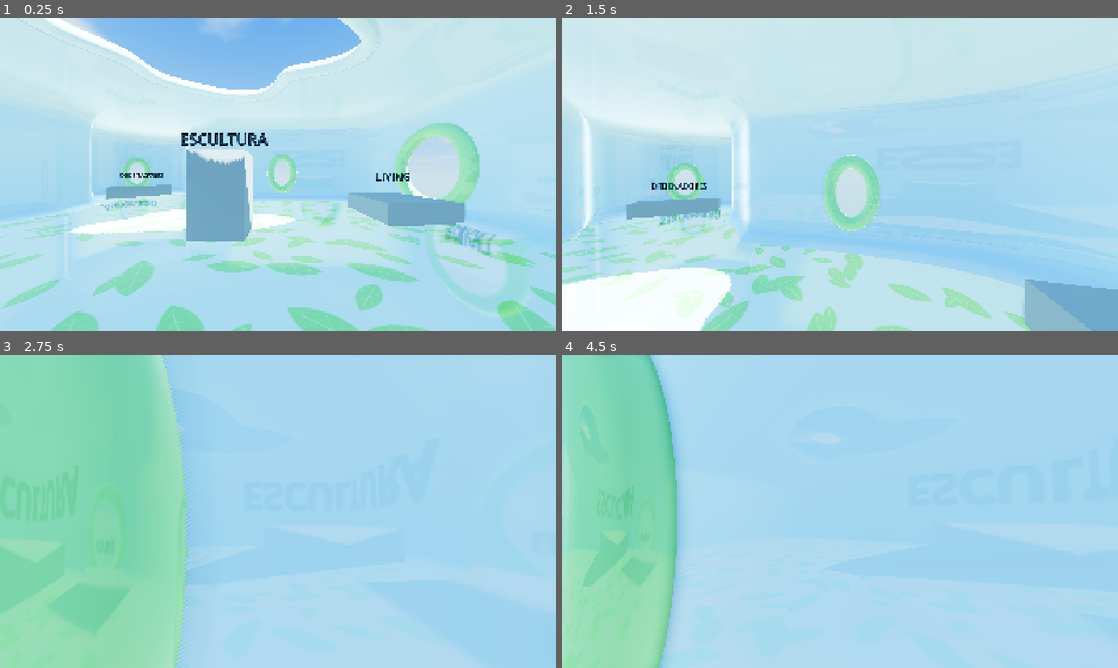
Above: before the commit, frames 1-4 (two rows, left to right).
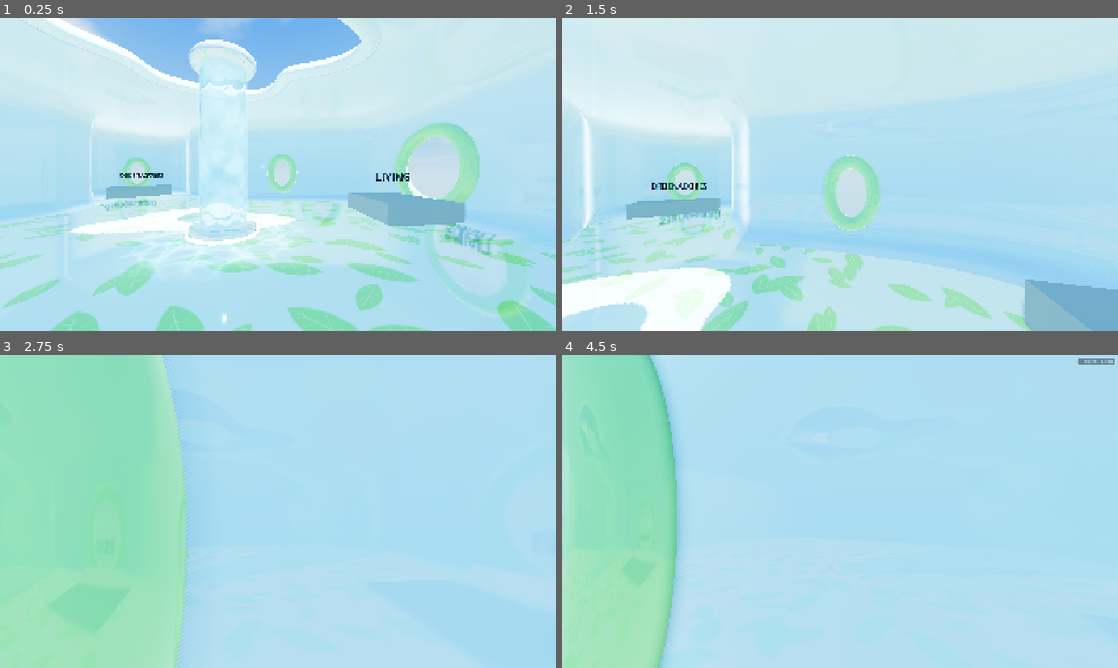
Above: after the commit, the same moments.

Repository: Nikode17/frutiger-aero-game
Game: Godot game, scene res://scenes/main.tscn
Same seed, same stepped clock (60 frames per second), same inputs: the game is played once before the commit and once after it.
Inputs (mouse positions are in pixels of both pictures, inside the frame that each line leads up to):
- Up to frame 1 (0.25 s): no input
- Up to frame 2 (1.5 s): tap Enter at 0.5 s; move the mouse to (867, 174) at 0.52 s; hold Shift (sprint) 0.53-1.28 s; hold W (move_forward) from 0.53 s (still down); tap Space (jump) at 0.77 s; move the mouse to (812, 174) at 1.27 s; tap Shift (sprint) at 1.35 s
- Up to frame 3 (2.75 s): keep holding W (move_forward); tap Space (jump) at 1.52 s; move the mouse to (289, 505) at 2.02 s; hold Shift (sprint) from 2.03 s (still down)
- Up to frame 4 (4.5 s): keep holding W (move_forward); move the mouse to (834, 517) at 2.77 s; release Shift (sprint) at 2.78 s; tap Shift (sprint) at 2.85, 4.35 s; tap Space (jump) at 3.02, 3.77 s; move the mouse to (878, 514) at 3.52 s; hold Shift (sprint) 3.53-4.28 s; tap F3 (toggle_fps, bound only after the commit) at 4.15 s; move the mouse to (795, 508) at 4.27 s

The runs differ from the first frame. In frame 1, 6.7% of the frame differs, in the area x 7-86%, y 1-98%; in frame 2, 1.4%; in frame 3, 2.6%; in frame 4, 1.9%.

Commit message:
feat: columna de agua con burbujas y contador de FPS (fase 2b-1)
- water_column.tscn/.gd: tubo de cristal, agua cian que refracta el fondo con
  ondulaciones, burbujas GPUParticles3D con shader fresnel iridiscente, base y
  remate glossy con anillo emisivo, luces cian, cáusticas procedurales y colisión
- Sustituye el bloque gris de la escultura en area_01
- Autoload DebugOverlay: contador de FPS con F3 (acción toggle_fps)

Co-Authored-By: Claude Fable 5.1 <noreply@anthropic.com>

Diff:
--- /dev/null
+++ b/assets/shaders/aero_water.gdshader
@@ -0,0 +1,66 @@
+// Agua azul-cian de la columna: refracta el fondo (textura de pantalla) con
+// ondulaciones lentas, lo tiñe de cian y añade un poco de luz propia. Es "unshaded"
+// para no iluminar dos veces el fondo ya iluminado; los brillos los pone el cristal.
+// La refracción va aquí y no en el cristal para no borrar las burbujas.
+shader_type spatial;
+render_mode blend_mix, depth_draw_never, cull_back, unshaded;
+
+uniform sampler2D screen_texture : hint_screen_texture, repeat_disable, filter_linear_mipmap;
+uniform vec3 water_color : source_color = vec3(0.22, 0.72, 1.0);
+uniform float tint_amount : hint_range(0.0, 1.0) = 0.5;
+uniform float fresnel_tint : hint_range(0.0, 1.0) = 0.35;
+uniform float fresnel_power : hint_range(0.5, 8.0) = 2.5;
+uniform float emission_strength : hint_range(0.0, 3.0) = 0.3;
+uniform float refraction_strength : hint_range(0.0, 0.2) = 0.05;
+uniform float wave_speed = 0.25;
+uniform float wave_scale = 1.6;
+uniform float wave_strength : hint_range(0.0, 1.0) = 0.35;
+
+varying vec3 local_pos;
+
+void vertex() {
+	local_pos = VERTEX;
+}
+
+float hash3(vec3 p) {
+	p = fract(p * vec3(0.1031, 0.1030, 0.0973));
+	p += dot(p, p.yxz + 33.33);
+	return fract((p.x + p.y) * p.z);
+}
+
+float vnoise3(vec3 p) {
+	vec3 i = floor(p);
+	vec3 f = fract(p);
+	f = f * f * (3.0 - 2.0 * f);
+	float n000 = hash3(i);
+	float n100 = hash3(i + vec3(1.0, 0.0, 0.0));
+	float n010 = hash3(i + vec3(0.0, 1.0, 0.0));
+	float n110 = hash3(i + vec3(1.0, 1.0, 0.0));
+	float n001 = hash3(i + vec3(0.0, 0.0, 1.0));
+	float n101 = hash3(i + vec3(1.0, 0.0, 1.0));
+	float n011 = hash3(i + vec3(0.0, 1.0, 1.0));
+	float n111 = hash3(i + vec3(1.0, 1.0, 1.0));
+	float nx00 = mix(n000, n100, f.x);
+	float nx10 = mix(n010, n110, f.x);
+	float nx01 = mix(n001, n101, f.x);
+	float nx11 = mix(n011, n111, f.x);
+	float nxy0 = mix(nx00, nx10, f.y);
+	float nxy1 = mix(nx01, nx11, f.y);
+	return mix(nxy0, nxy1, f.z);
+}
+
+void fragment() {
+	vec3 p = local_pos * wave_scale - vec3(0.0, TIME * wave_speed, 0.0);
+	float n = vnoise3(p * 2.0) * 0.6 + vnoise3(p * 4.3 + 7.1) * 0.4;
+	float n2 = vnoise3(p * 3.1 + vec3(11.0, 0.0, 5.0));
+	float fres = pow(1.0 - clamp(dot(NORMAL, VIEW), 0.0, 1.0), fresnel_power);
+
+	// Fondo refractado: desplazamiento por la curvatura (normal en vista) y por las ondas
+	vec2 offset = NORMAL.xy * refraction_strength + (vec2(n, n2) - 0.5) * refraction_strength * 0.8;
+	vec3 bg = texture(screen_texture, SCREEN_UV - offset).rgb;
+
+	vec3 col = water_color * (0.85 + wave_strength * (n - 0.5));
+	float t = clamp(tint_amount + fres * fresnel_tint, 0.0, 1.0);
+	ALBEDO = mix(bg, col, t) + col * emission_strength * (0.6 + 0.8 * n);
+	ALPHA = 1.0;
+}
--- /dev/null
+++ b/assets/shaders/bubble.gdshader
@@ -0,0 +1,38 @@
+// Burbuja: centro casi transparente, borde con fresnel iridiscente y un brillo fijo
+// en pantalla para que siempre se lea como una esfera brillante. COLOR.a viene de la
+// rampa de color de las partículas (aparecer y desvanecerse).
+shader_type spatial;
+render_mode blend_mix, depth_draw_never, cull_back;
+
+uniform vec3 tint : source_color = vec3(0.82, 0.96, 1.0);
+uniform float rim_power : hint_range(0.5, 8.0) = 2.2;
+uniform float rim_alpha : hint_range(0.0, 1.0) = 1.0;
+uniform float center_alpha : hint_range(0.0, 1.0) = 0.14;
+uniform float iridescence : hint_range(0.0, 1.0) = 0.6;
+uniform float highlight_strength : hint_range(0.0, 3.0) = 1.6;
+uniform float emission_strength : hint_range(0.0, 2.0) = 0.7;
+// Altura (mundo) a la que las burbujas desaparecen y tramo de desvanecimiento previo
+uniform float clip_top = 100.0;
+uniform float fade_height = 0.4;
+
+void fragment() {
+	float world_y = (INV_VIEW_MATRIX * vec4(VERTEX, 1.0)).y;
+	if (world_y > clip_top) {
+		discard;
+	}
+	float top_fade = smoothstep(clip_top, clip_top - fade_height, world_y);
+	float ndv = clamp(dot(NORMAL, VIEW), 0.0, 1.0);
+	float fres = pow(1.0 - ndv, rim_power);
+	vec3 irid = 0.5 + 0.5 * cos(TAU * (fres * 1.2 + vec3(0.0, 0.33, 0.67)));
+	vec3 col = mix(tint, irid, iridescence * fres);
+	// Brillo fijo arriba a la izquierda (en espacio de vista)
+	vec3 h_dir = normalize(vec3(-0.45, 0.75, 0.5));
+	float hl = pow(max(dot(NORMAL, h_dir), 0.0), 48.0) * highlight_strength;
+
+	ALBEDO = col;
+	ALPHA = clamp(mix(center_alpha, rim_alpha, fres) + hl, 0.0, 1.0) * COLOR.a * top_fade;
+	EMISSION = col * (emission_strength * fres + hl);
+	METALLIC = 0.0;
+	ROUGHNESS = 0.05;
+	SPECULAR = 1.0;
+}
--- /dev/null
+++ b/assets/shaders/caustics.gdshader
@@ -0,0 +1,63 @@
+// Cáusticas suaves de agua proyectadas en el suelo alrededor de la columna:
+// dos capas de Voronoi animado (bordes brillantes) en un anillo que se desvanece.
+// Aditivo y sin iluminación: se suma sobre el suelo como si fuera luz.
+shader_type spatial;
+render_mode blend_add, unshaded, depth_draw_never, cull_back;
+
+uniform vec3 caustic_color : source_color = vec3(0.55, 0.9, 1.0);
+uniform float intensity : hint_range(0.0, 3.0) = 0.55;
+uniform float pattern_scale = 1.3;
+uniform float speed = 0.35;
+uniform float inner_radius = 0.9;
+uniform float outer_radius = 2.6;
+
+varying vec3 local_pos;
+
+void vertex() {
+	local_pos = VERTEX;
+}
+
+vec2 hash22(vec2 p) {
+	vec3 q = fract(vec3(p.xyx) * vec3(0.1031, 0.1030, 0.0973));
+	q += dot(q, q.yzx + 33.33);
+	return fract((q.xx + q.yz) * q.zy);
+}
+
+// Devuelve (F1, F2): distancias al punto más cercano y al segundo
+vec2 voronoi(vec2 p, float t) {
+	vec2 cell = floor(p);
+	vec2 f = fract(p);
+	float f1 = 8.0;
+	float f2 = 8.0;
+	for (int j = -1; j <= 1; j++) {
+		for (int i = -1; i <= 1; i++) {
+			vec2 g = vec2(float(i), float(j));
+			vec2 h = hash22(cell + g);
+			vec2 o = 0.5 + 0.4 * sin(t + TAU * h);
+			float d = length(g + o - f);
+			if (d < f1) {
+				f2 = f1;
+				f1 = d;
+			} else if (d < f2) {
+				f2 = d;
+			}
+		}
+	}
+	return vec2(f1, f2);
+}
+
+void fragment() {
+	vec2 p = local_pos.xz;
+	float r = length(p);
+	float fade = smoothstep(outer_radius, inner_radius + 0.4, r)
+			* smoothstep(inner_radius - 0.15, inner_radius + 0.25, r);
+	vec2 uv = p * pattern_scale;
+	vec2 v1 = voronoi(uv, TIME * speed);
+	vec2 v2 = voronoi(uv * 1.6 + 5.3, -TIME * speed * 0.7);
+	float c1 = exp(-(v1.y - v1.x) * 6.0);
+	float c2 = exp(-(v2.y - v2.x) * 6.0);
+	float c = c1 * 0.7 + c2 * 0.45;
+
+	ALBEDO = caustic_color * c * intensity * fade;
+	ALPHA = 1.0;
+}
--- a/project.godot
+++ b/project.godot
@@ -18,6 +18,7 @@
 [autoload]
 
 MusicManager="*res://scripts/autoload/music_manager.gd"
+DebugOverlay="*res://scripts/autoload/debug_overlay.gd"
 
 [display]
 
@@ -63,6 +64,11 @@
 "events": [Object(InputEventKey,"resource_local_to_scene":false,"resource_name":"","device":-1,"window_id":0,"alt_press …(195 unchanged characters)…
 ]
 }
+toggle_fps={
+"deadzone": 0.2,
+"events": [Object(InputEventKey,"resource_local_to_scene":false,"resource_name":"","device":-1,"window_id":0,"alt_pressed":false,"shift_pressed":false,"ctrl_pressed":false,"meta_pressed":false,"pressed":false,"keycode":0,"physical_keycode":4194334,"key_label":0,"unicode":0,"location":0,"echo":false,"script":null)
+]
+}
 
 [rendering]
 
--- a/scenes/areas/area_01/area_01.tscn
+++ b/scenes/areas/area_01/area_01.tscn
@@ -1,10 +1,11 @@
-[gd_scene load_steps=20 format=3]
+[gd_scene load_steps=19 format=3]
 
 [ext_resource type="Script" path="res://scenes/areas/area_01/room_shell.gd" id="1_shell"]
 [ext_resource type="Script" path="res://scenes/areas/area_01/room_window.gd" id="1_window"]
 [ext_resource type="Shader" path="res://assets/shaders/leaf_floor.gdshader" id="2_leaf"]
 [ext_resource type="Shader" path="res://assets/shaders/aero_wall.gdshader" id="3_wall"]
 [ext_resource type="Shader" path="res://assets/shaders/aero_sky.gdshader" id="4_sky"]
+[ext_resource type="PackedScene" path="res://scenes/areas/area_01/water_column.tscn" id="5_column"]
 
 [sub_resource type="ShaderMaterial" id="ShaderMaterial_floor"]
 shader = ExtResource("2_leaf")
@@ -92,12 +93,6 @@
 albedo_color = Color(0.6, 0.62, 0.65, 1)
 roughness = 0.7
 
-[sub_resource type="BoxMesh" id="BoxMesh_sculpture"]
-size = Vector3(1.4, 2.2, 1.4)
-
-[sub_resource type="BoxShape3D" id="BoxShape3D_sculpture"]
-size = Vector3(1.4, 2.2, 1.4)
-
 [sub_resource type="BoxMesh" id="BoxMesh_living"]
 size = Vector3(3.4, 0.7, 2.4)
 
@@ -147,26 +142,9 @@
 [node name="SpawnPoint" type="Marker3D" parent="."]
 transform = Transform3D(1, 0, 0, 0, 1, 0, 0, 0, 1, 1.5, 0.05, 5.2)
 
+[node name="WaterColumn" parent="." instance=ExtResource("5_column")]
+
 [node name="Placeholders" type="Node3D" parent="."]
-
-[node name="Sculpture" type="StaticBody3D" parent="Placeholders"]
-transform = Transform3D(1, 0, 0, 0, 1, 0, 0, 0, 1, 0, 1.1, 0)
-
-[node name="MeshInstance3D" type="MeshInstance3D" parent="Placeholders/Sculpture"]
-mesh = SubResource("BoxMesh_sculpture")
-surface_material_override/0 = SubResource("StandardMaterial3D_placeholder")
-
-[node name="CollisionShape3D" type="CollisionShape3D" parent="Placeholders/Sculpture"]
-shape = SubResource("BoxShape3D_sculpture")
-
-[node name="Label3D" type="Label3D" parent="Placeholders/Sculpture"]
-transform = Transform3D(1, 0, 0, 0, 1, 0, 0, 0, 1, 0, 1.5, 0)
-pixel_size = 0.006
-billboard = 1
-modulate = Color(0.2, 0.28, 0.35, 1)
-text = "ESCULTURA"
-font_size = 72
-outline_size = 8
 
 [node name="Living" type="StaticBody3D" parent="Placeholders"]
 transform = Transform3D(0, 0, 1, 0, 1, 0, -1, 0, 0, 6.2, 0.35, -2.4)
--- /dev/null
+++ b/scenes/areas/area_01/water_column.gd
@@ -0,0 +1,237 @@
+@tool
+class_name WaterColumn
+extends Node3D
+## Escultura central: tubo de cristal con agua cian luminosa y burbujas subiendo,
+## base y remate redondeados, luz cian y cáusticas en el suelo. Todo se construye
+## por código a partir de los parámetros exportados.
+
+@export_tool_button("Reconstruir columna") var rebuild_action: Callable = _build
+
+@export_group("Geometría")
+@export var column_height: float = 4.8      # De suelo a techo
+@export var radius: float = 0.65            # Radio exterior del cristal
+@export var glass_thickness: float = 0.04
+@export var cap_height: float = 0.3         # Altura de base y remate
+@export var cap_overhang: float = 0.1       # Cuánto sobresale la base respecto al cristal
+
+@export_group("Materiales")
+@export var glass_material: Material
+@export var water_material: Material
+@export var bubble_material: Material
+@export var cap_material: Material
+@export var glow_material: Material
+@export var caustics_material: Material
+
+@export_group("Colores")
+@export var water_color: Color = Color(0.22, 0.72, 1.0)
+@export var glow_color: Color = Color(0.3, 0.9, 1.0)
+
+@export_group("Burbujas")
+@export_range(0, 600) var bubble_amount: int = 170
+@export_range(0.05, 3.0, 0.01) var bubble_speed: float = 0.45       # m/s
+@export_range(0.0, 0.9, 0.01) var bubble_speed_variation: float = 0.2
+@export var bubble_min_size: float = 0.05                            # diámetro (m)
+@export var bubble_max_size: float = 0.14
+@export_range(0.0, 1.0, 0.01) var bubble_wobble: float = 0.15        # bamboleo lateral
+
+@export_group("Luz")
+@export var light_energy: float = 0.7
+@export var light_range: float = 7.0
+@export var base_glow_energy: float = 1.2
+@export_range(0.0, 3.0, 0.05) var caustics_intensity: float = 0.55
+@export var caustics_radius: float = 1.8
+
+const META_GENERATED := &"water_column_generated"
+
+
+func _ready() -> void:
+	_build()
+
+
+func _build() -> void:
+	for child in get_children():
+		if child.has_meta(META_GENERATED):
+			remove_child(child)
+			child.queue_free()
+
+	var rt := cap_height * 0.5                       # radio del tubo del toro de los remates
+	var cap_outer := radius + cap_overhang + rt      # radio exterior de base y remate
+	var y0 := cap_height * 0.6                       # inicio del cristal
+	var y1 := column_height - cap_height * 0.6       # final del cristal
+	var glass_h := y1 - y0
+	var glass_center := (y0 + y1) * 0.5
+
+	# Cristal (abierto arriba y abajo, cubierto por los remates)
+	var glass_mesh := CylinderMesh.new()
+	glass_mesh.top_radius = radius
+	glass_mesh.bottom_radius = radius
+	glass_mesh.height = glass_h
+	glass_mesh.radial_segments = 48
+	glass_mesh.rings = 1
+	glass_mesh.cap_top = false
+	glass_mesh.cap_bottom = false
+	_add_mesh("Glass", glass_mesh, glass_material, Vector3(0, glass_center, 0), false)
+
+	# Agua interior
+	var water_mesh := CylinderMesh.new()
+	water_mesh.top_radius = radius - glass_thickness
+	water_mesh.bottom_radius = radius - glass_thickness
+	water_mesh.height = glass_h - 0.02
+	water_mesh.radial_segments = 48
+	water_mesh.rings = 8
+	_add_mesh("Water", water_mesh, water_material, Vector3(0, glass_center, 0), false)
+	var wm := water_material as ShaderMaterial
+	if wm:
+		wm.set_shader_parameter("water_color", Vector3(water_color.r, water_color.g, water_color.b))
+
+	# Burbujas
+	_build_bubbles(y0 + 0.05, glass_h - 0.1, radius - glass_thickness)
+
+	# Base y remate: toro + disco de relleno
+	_build_cap("BaseCap", rt, cap_outer, rt)
+	_build_cap("TopCap", rt, cap_outer, column_height - rt)
+
+	# Anillo emisivo cian en la base
+	var glow_mesh := TorusMesh.new()
+	glow_mesh.inner_radius = cap_outer - 0.01
+	glow_mesh.outer_radius = cap_outer + 0.09
+	glow_mesh.rings = 48
+	glow_mesh.ring_segments = 12
+	_add_mesh("GlowRing", glow_mesh, glow_material, Vector3(0, 0.05, 0), false)
+	var gm := glow_material as StandardMaterial3D
+	if gm:
+		gm.emission = glow_color
+		gm.albedo_color = glow_color
+
+	# Luces
+	var mid_light := OmniLight3D.new()
+	mid_light.name = "WaterLight"
+	mid_light.light_color = glow_color
+	mid_light.light_energy = light_energy
+	mid_light.omni_range = light_range
+	mid_light.light_specular = 0.3
+	mid_light.position = Vector3(0, column_height * 0.5, 0)
+	_add_generated(mid_light)
+
+	var base_light := OmniLight3D.new()
+	base_light.name = "BaseLight"
+	base_light.light_color = glow_color
+	base_light.light_energy = base_glow_energy
+	base_light.omni_range = 3.0
+	base_light.light_specular = 0.0
+	base_light.position = Vector3(0, 0.25, 0)
+	_add_generated(base_light)
+
+	# Cáusticas en el suelo (plano aditivo)
+	var plane := PlaneMesh.new()
+	plane.size = Vector2.ONE * (cap_outer + caustics_radius + 0.4) * 2.0
+	_add_mesh("Caustics", plane, caustics_material, Vector3(0, 0.012, 0), false)
+	var cm := caustics_material as ShaderMaterial
+	if cm:
+		cm.set_shader_parameter("inner_radius", cap_outer + 0.05)
+		cm.set_shader_parameter("outer_radius", cap_outer + caustics_radius)
+		cm.set_shader_parameter("intensity", caustics_intensity)
+		cm.set_shader_parameter("caustic_color", Vector3(glow_color.r, glow_color.g, glow_color.b))
+
+	# Colisión cilíndrica
+	var body := StaticBody3D.new()
+	body.name = "ColumnBody"
+	var shape := CylinderShape3D.new()
+	shape.radius = cap_outer
+	shape.height = column_height
+	var col := CollisionShape3D.new()
+	col.shape = shape
+	col.position = Vector3(0, column_height * 0.5, 0)
+	body.add_child(col)
+	_add_generated(body)
+
+
+func _add_generated(node: Node) -> void:
+	node.set_meta(META_GENERATED, true)
+	add_child(node)
+
+
+func _add_mesh(node_name: String, mesh: Mesh, mat: Material, pos: Vector3, casts_shadow: bool) -> MeshInstance3D:
+	var mi := MeshInstance3D.new()
+	mi.name = node_name
+	mi.mesh = mesh
+	if mat:
+		mi.material_override = mat
+	mi.position = pos
+	if not casts_shadow:
+		mi.cast_shadow = GeometryInstance3D.SHADOW_CASTING_SETTING_OFF
+	_add_generated(mi)
+	return mi
+
+
+func _build_cap(node_name: String, rt: float, outer: float, y: float) -> void:
+	var torus := TorusMesh.new()
+	torus.inner_radius = outer - 2.0 * rt
+	torus.outer_radius = outer
+	torus.rings = 64
+	torus.ring_segments = 16
+	_add_mesh(node_name + "Torus", torus, cap_material, Vector3(0, y, 0), true)
+	var disc := CylinderMesh.new()
+	disc.top_radius = outer - rt
+	disc.bottom_radius = outer - rt
+	disc.height = 2.0 * rt
+	disc.radial_segments = 48
+	_add_mesh(node_name + "Disc", disc, cap_material, Vector3(0, y, 0), true)
+
+
+func _build_bubbles(y_start: float, travel: float, inner_radius: float) -> void:
+	var particles := GPUParticles3D.new()
+	particles.name = "Bubbles"
+	# Se emite a lo largo de toda la altura: así la columna está llena desde el primer
+	# frame. Las burbujas que superan el remate las recorta el shader (clip_top).
+	particles.position = Vector3(0, y_start + travel * 0.5, 0)
+	particles.amount = bubble_amount
+	var v_max := bubble_speed * (1.0 + bubble_speed_variation)
+	var v_min := bubble_speed * (1.0 - bubble_speed_variation)
+	particles.lifetime = travel / maxf(v_min, 0.01)
+	particles.draw_order = GPUParticles3D.DRAW_ORDER_VIEW_DEPTH
+	particles.visibility_aabb = AABB(Vector3(-inner_radius, -travel * 0.5 - 0.1, -inner_radius),
+			Vector3(inner_radius * 2.0, travel * 1.5 + 0.2, inner_radius * 2.0))
+
+	var pm := ParticleProcessMaterial.new()
+	pm.emission_shape = ParticleProcessMaterial.EMISSION_SHAPE_RING
+	pm.emission_ring_axis = Vector3.UP
+	pm.emission_ring_height = travel
+	pm.emission_ring_radius = inner_radius * 0.7
+	pm.emission_ring_inner_radius = 0.0
+	pm.direction = Vector3.UP
+	pm.spread = 0.0
+	pm.initial_velocity_min = bubble_speed * (1.0 - bubble_speed_variation)
+	pm.initial_velocity_max = v_max
+	pm.gravity = Vector3.ZERO
+	pm.scale_min = bubble_min_size
+	pm.scale_max = bubble_max_size
+	pm.turbulence_enabled = bubble_wobble > 0.0
+	pm.turbulence_noise_strength = bubble_wobble
+	pm.turbulence_noise_scale = 2.0
+	pm.turbulence_noise_speed = Vector3(0.2, 0.1, 0.2)
+	pm.turbulence_noise_speed_random = 0.3
+	pm.turbulence_influence_min = 0.02
+	pm.turbulence_influence_max = 0.05
+	# Aparecer y desvanecerse arriba
+	var gradient := Gradient.new()
+	gradient.offsets = PackedFloat32Array([0.0, 0.08, 0.85, 1.0])
+	gradient.colors = PackedColorArray([Color(1, 1, 1, 0), Color(1, 1, 1, 1), Color(1, 1, 1, 1), Color(1, 1, 1, 0)])
+	var ramp := GradientTexture1D.new()
+	ramp.gradient = gradient
+	pm.color_ramp = ramp
+	particles.process_material = pm
+
+	var sphere := SphereMesh.new()
+	sphere.radius = 0.5
+	sphere.height = 1.0
+	sphere.radial_segments = 14
+	sphere.rings = 7
+	particles.draw_pass_1 = sphere
+	if bubble_material:
+		particles.material_override = bubble_material
+		var bm := bubble_material as ShaderMaterial
+		if bm:
+			bm.set_shader_parameter("clip_top", global_position.y + y_start + travel)
+	particles.cast_shadow = GeometryInstance3D.SHADOW_CASTING_SETTING_OFF
+	_add_generated(particles)
--- /dev/null
+++ b/scenes/areas/area_01/water_column.tscn
@@ -0,0 +1,55 @@
+[gd_scene load_steps=11 format=3]
+
+[ext_resource type="Script" path="res://scenes/areas/area_01/water_column.gd" id="1_column"]
+[ext_resource type="Shader" path="res://assets/shaders/aero_water.gdshader" id="2_water"]
+[ext_resource type="Shader" path="res://assets/shaders/bubble.gdshader" id="3_bubble"]
+[ext_resource type="Shader" path="res://assets/shaders/caustics.gdshader" id="4_caustics"]
+
+[sub_resource type="StandardMaterial3D" id="StandardMaterial3D_glass"]
+render_priority = 2
+transparency = 1
+cull_mode = 2
+albedo_color = Color(0.85, 0.95, 1, 0.1)
+metallic = 0.0
+metallic_specular = 1.0
+roughness = 0.02
+clearcoat_enabled = true
+clearcoat = 1.0
+clearcoat_roughness = 0.02
+
+[sub_resource type="ShaderMaterial" id="ShaderMaterial_water"]
+render_priority = 0
+shader = ExtResource("2_water")
+
+[sub_resource type="ShaderMaterial" id="ShaderMaterial_bubble"]
+render_priority = 1
+shader = ExtResource("3_bubble")
+
+[sub_resource type="StandardMaterial3D" id="StandardMaterial3D_cap"]
+albedo_color = Color(0.93, 0.97, 1, 1)
+metallic = 0.7
+metallic_specular = 0.9
+roughness = 0.08
+clearcoat_enabled = true
+clearcoat = 0.8
+clearcoat_roughness = 0.05
+
+[sub_resource type="StandardMaterial3D" id="StandardMaterial3D_glow"]
+albedo_color = Color(0.3, 0.9, 1, 1)
+roughness = 0.3
+emission_enabled = true
+emission = Color(0.3, 0.9, 1, 1)
+emission_energy_multiplier = 3.0
+
+[sub_resource type="ShaderMaterial" id="ShaderMaterial_caustics"]
+render_priority = -1
+shader = ExtResource("4_caustics")
+
+[node name="WaterColumn" type="Node3D"]
+script = ExtResource("1_column")
+glass_material = SubResource("StandardMaterial3D_glass")
+water_material = SubResource("ShaderMaterial_water")
+bubble_material = SubResource("ShaderMaterial_bubble")
+cap_material = SubResource("StandardMaterial3D_cap")
+glow_material = SubResource("StandardMaterial3D_glow")
+caustics_material = SubResource("ShaderMaterial_caustics")
--- /dev/null
+++ b/scripts/autoload/debug_overlay.gd
@@ -0,0 +1,61 @@
+extends CanvasLayer
+## Autoload DebugOverlay: contador de FPS discreto en la esquina superior derecha.
+## Se muestra u oculta con la acción "toggle_fps" (F3).
+
+@export var update_interval: float = 0.25
+@export var start_visible: bool = false
+
+var _panel: PanelContainer
+var _label: Label
+var _elapsed: float = 0.0
+
+
+func _ready() -> void:
+	layer = 100
+	process_mode = Node.PROCESS_MODE_ALWAYS
+
+	_panel = PanelContainer.new()
+	var style := StyleBoxFlat.new()
+	style.bg_color = Color(0.05, 0.1, 0.15, 0.45)
+	style.set_corner_radius_all(6)
+	style.content_margin_left = 8.0
+	style.content_margin_right = 8.0
+	style.content_margin_top = 3.0
+	style.content_margin_bottom = 3.0
+	_panel.add_theme_stylebox_override("panel", style)
+	_panel.set_anchors_and_offsets_preset(Control.PRESET_TOP_RIGHT)
+	_panel.offset_left = -140.0
+	_panel.offset_right = -10.0
+	_panel.offset_top = 10.0
+	_panel.grow_horizontal = Control.GROW_DIRECTION_BEGIN
+	_panel.mouse_filter = Control.MOUSE_FILTER_IGNORE
+	_panel.visible = start_visible
+	add_child(_panel)
+
+	_label = Label.new()
+	_label.add_theme_font_size_override("font_size", 13)
+	_label.add_theme_color_override("font_color", Color(0.85, 0.95, 1.0))
+	_label.horizontal_alignment = HORIZONTAL_ALIGNMENT_RIGHT
+	_label.mouse_filter = Control.MOUSE_FILTER_IGNORE
+	_panel.add_child(_label)
+	_refresh()
+
+
+func _unhandled_input(event: InputEvent) -> void:
+	if event.is_action_pressed("toggle_fps"):
+		_panel.visible = not _panel.visible
+		_refresh()
+
+
+func _process(delta: float) -> void:
+	if not _panel.visible:
+		return
+	_elapsed += delta
+	if _elapsed >= update_interval:
+		_elapsed = 0.0
+		_refresh()
+
+
+func _refresh() -> void:
+	var fps := Engine.get_frames_per_second()
+	_label.text = "%d FPS  %.1f ms" % [fps, 1000.0 / maxf(fps, 1.0)]
Not shown, added: assets/shaders/aero_water.gdshader.uid
Not shown, added: assets/shaders/bubble.gdshader.uid
Not shown, added: assets/shaders/caustics.gdshader.uid
Not shown, added: scenes/areas/area_01/water_column.gd.uid
Not shown, added: scripts/autoload/debug_overlay.gd.uid
